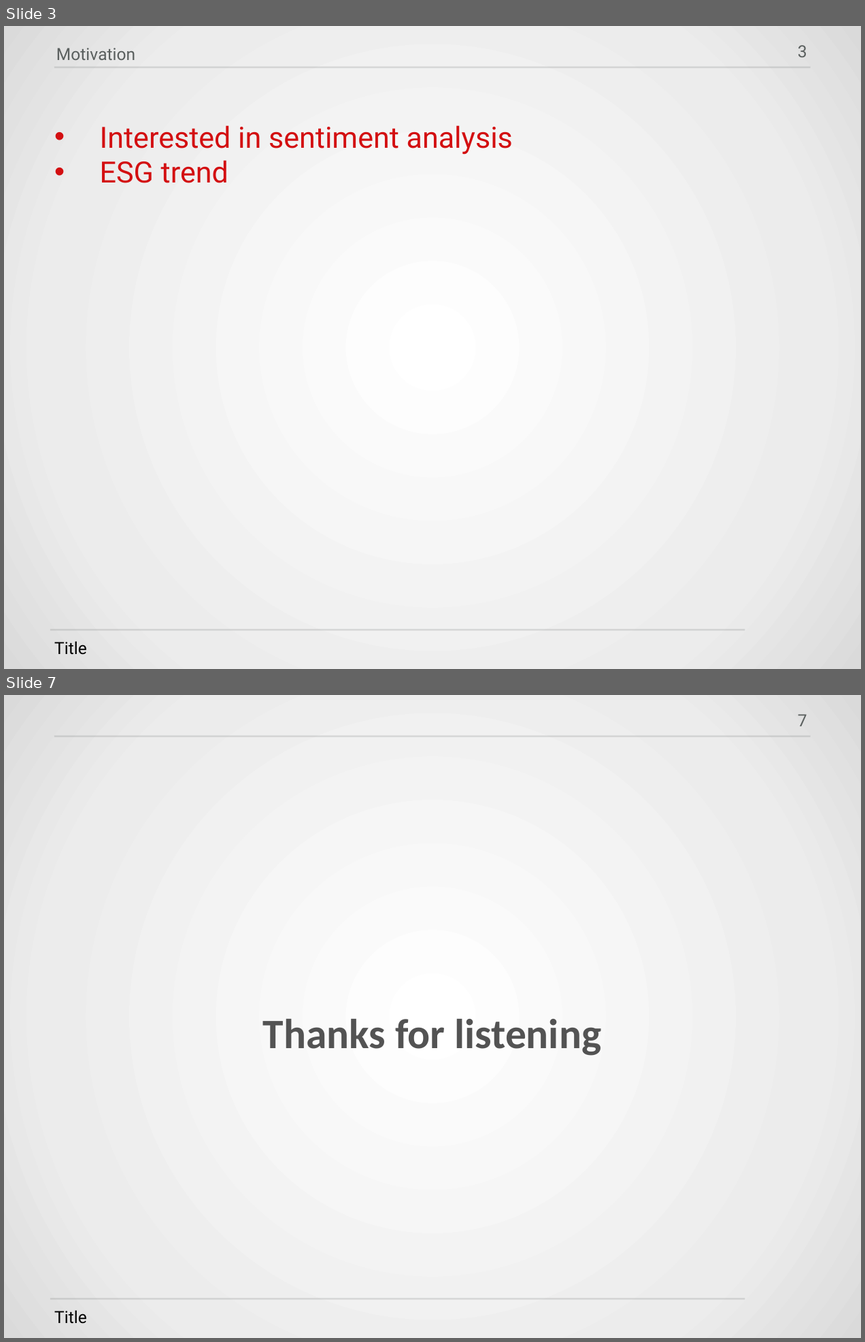
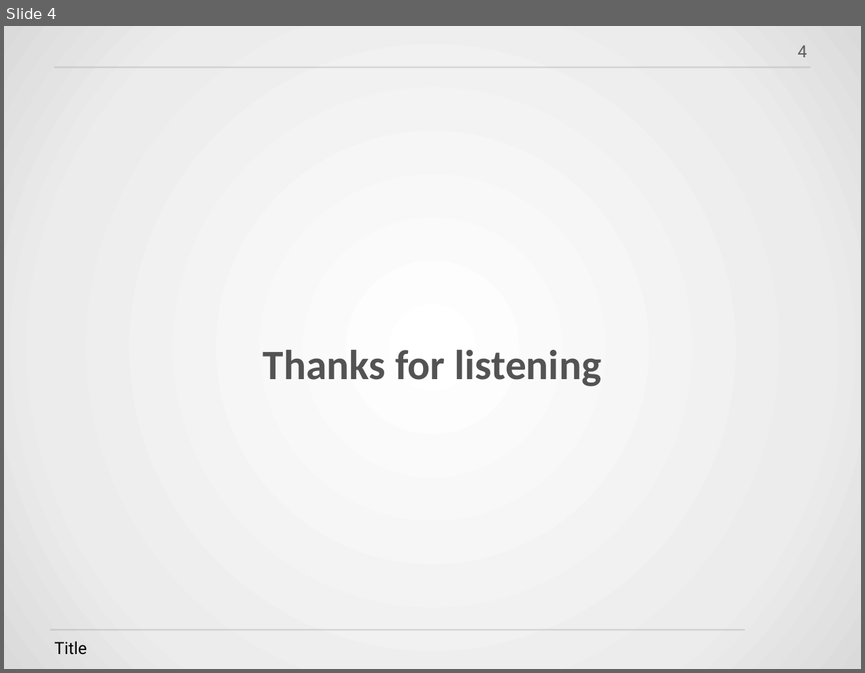
Before and after one commit to HWTeng-Teaching/202409-ML-FinTech, a slide deck: projects/6_基於ESG語氣用字的投資策略報酬預測.pptx. Shown one above the other, each under a label of ours: slides 3 and 7 before the commit, slide 4 after it; the slides between them are not shown. The pictures are 865x1342 and 865x673 pixels, drawn with LibreOffice and Linux fonts; fonts in the diff are those of the drawing; background and template pictures are left out. Boxes give left, top, right and bottom in pixels: in the first picture for what was removed or moved away, otherwise in the second. Text is boxed around its words. In the diff, an @@ line names an element or a change of style, - is before the commit and + after.

```diff
--- a/projects/6_基於ESG語氣用字的投資策略報酬預測.pptx
+++ b/projects/6_基於ESG語氣用字的投資策略報酬預測.pptx
@@ slide 3 removed at (x1=4, y1=26, x2=861, y2=669), background gradient #FFFFFF to #ECECEC to #DADADA; not listed: 2 template elements that a slide beside it also shows @@
@@ page number removed at (x1=798, y1=45, x2=807, y2=57) @@
-3
@@ text removed at (x1=56, y1=48, x2=135, y2=60) @@
-Motivation
@@ text removed at (x1=100, y1=125, x2=513, y2=183) @@
-• Interested in sentiment analysis
-• ESG trend
@@ text removed at (x1=54, y1=641, x2=87, y2=654) @@
-Title
@@ what was slide 7 is now slide 4 @@
@@ page number at (x1=798, y1=45, x2=807, y2=57): text changed @@
-7
+4
```
Also in this commit, not shown: 2 slides changed, 1 slide added, 3 other slides removed.
